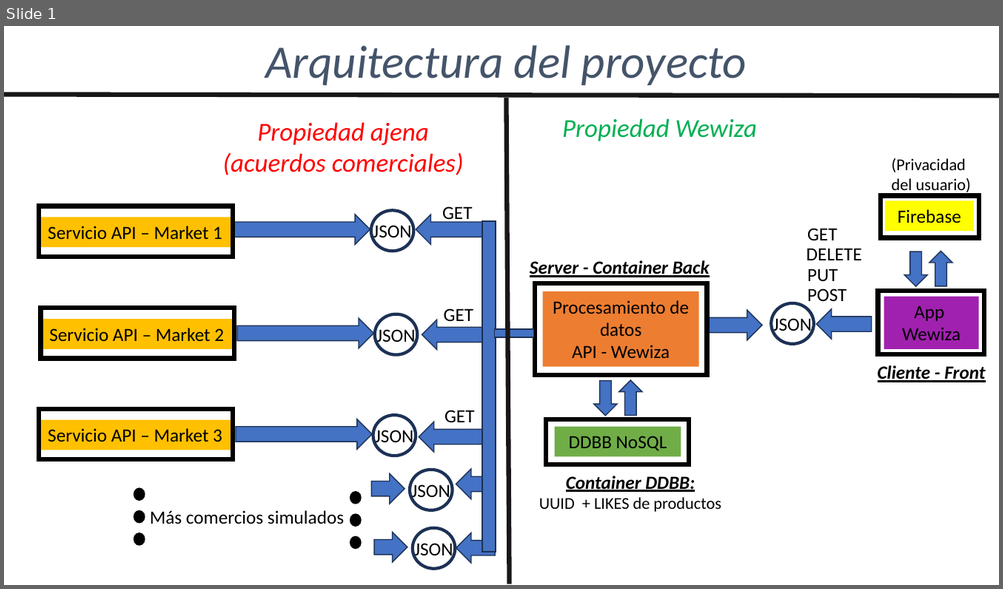
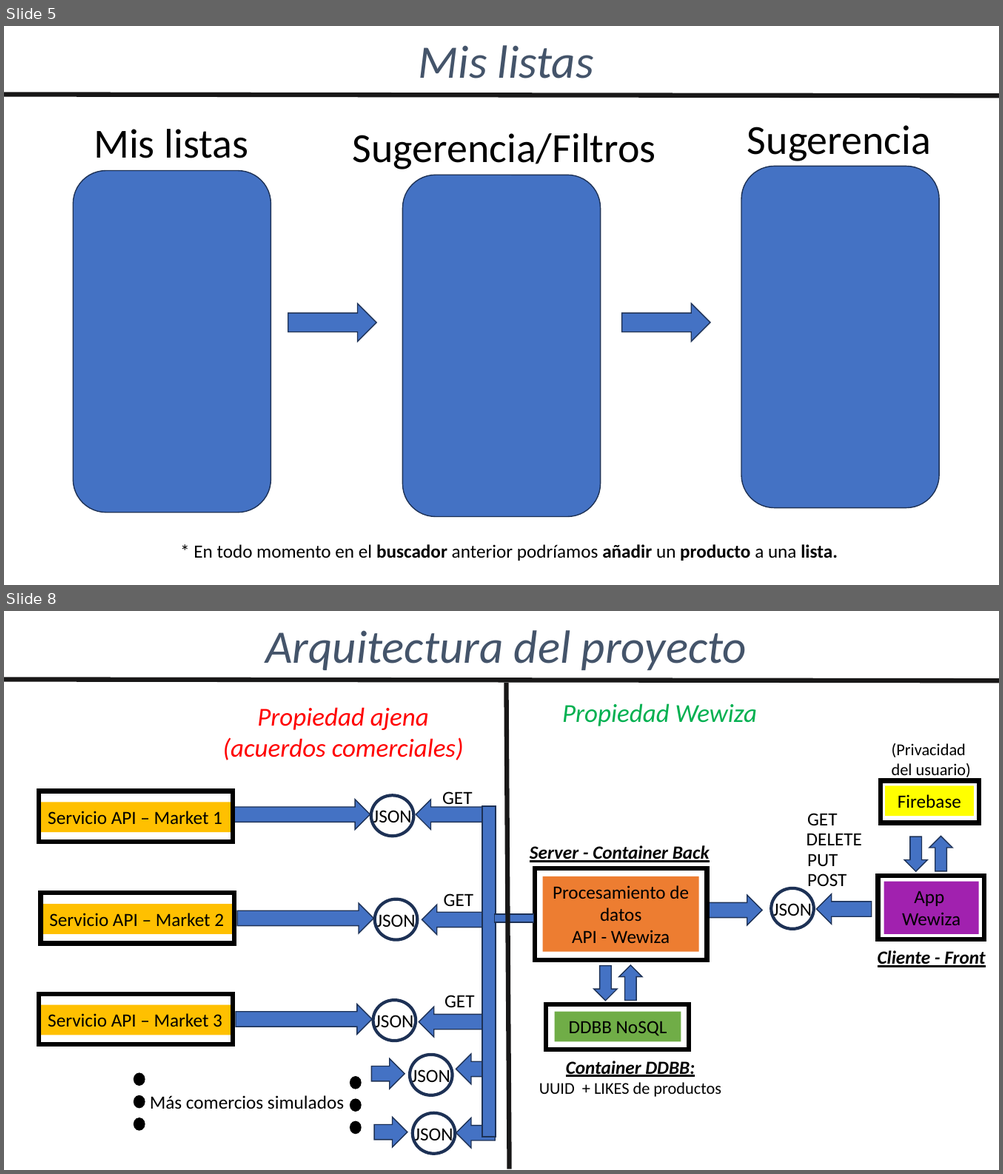
Before and after one commit to agchivite/Wewiza, a slide deck: 02_Documentacion/Presentacion_Wewiza.pptx. Shown one above the other, each under a label of ours: slide 1 before the commit, slides 5 and 8 after it; the slides between them are not shown. The pictures are 1003x589 and 1003x1174 pixels, drawn with LibreOffice and Linux fonts; fonts in the diff are those of the drawing. Boxes give left, top, right and bottom in pixels: in the first picture for what was removed or moved away, otherwise in the second. Text is boxed around its words. In the diff, an @@ line names an element or a change of style, - is before the commit and + after.

```diff
--- a/02_Documentacion/Presentacion_Wewiza.pptx
+++ b/02_Documentacion/Presentacion_Wewiza.pptx
@@ slide 5 added at [4,26,999,585], background #FFFFFF @@
@@ text added at [418,45,594,79], 45 pt, text #44546A, italic @@
+Mis listas
@@ line added from (4, 95) to (999, 96), #181717 4.5 pt @@
@@ text added at [94,129,248,158], 40 pt, text #000000 @@
+Mis listas
@@ text added at [353,133,656,170], 40 pt, text #000000 @@
+Sugerencia/Filtros
@@ text added at [747,125,930,161], 40 pt, text #000000 @@
+Sugerencia
@@ rounded rectangle added at [74,171,271,512], fill #4472C4, outline #1E3256 1 pt @@
@@ rounded rectangle added at [402,175,600,517], fill #4472C4, outline #1E3256 1 pt @@
@@ rounded rectangle added at [741,167,939,508], fill #4472C4, outline #1E3256 1 pt @@
@@ right arrow added at [288,304,376,341], fill #4472C4, outline #1E3256 1 pt @@
@@ right arrow added at [622,304,710,341], fill #4472C4, outline #1E3256 1 pt @@
@@ text added at [193,545,837,561], 18 pt, text #000000 @@
+* En todo momento en el buscador anterior podríamos añadir un producto a una lista.
@@ what was slide 1 is now slide 8 @@
```
Also in this commit, not shown: 6 other slides added.
